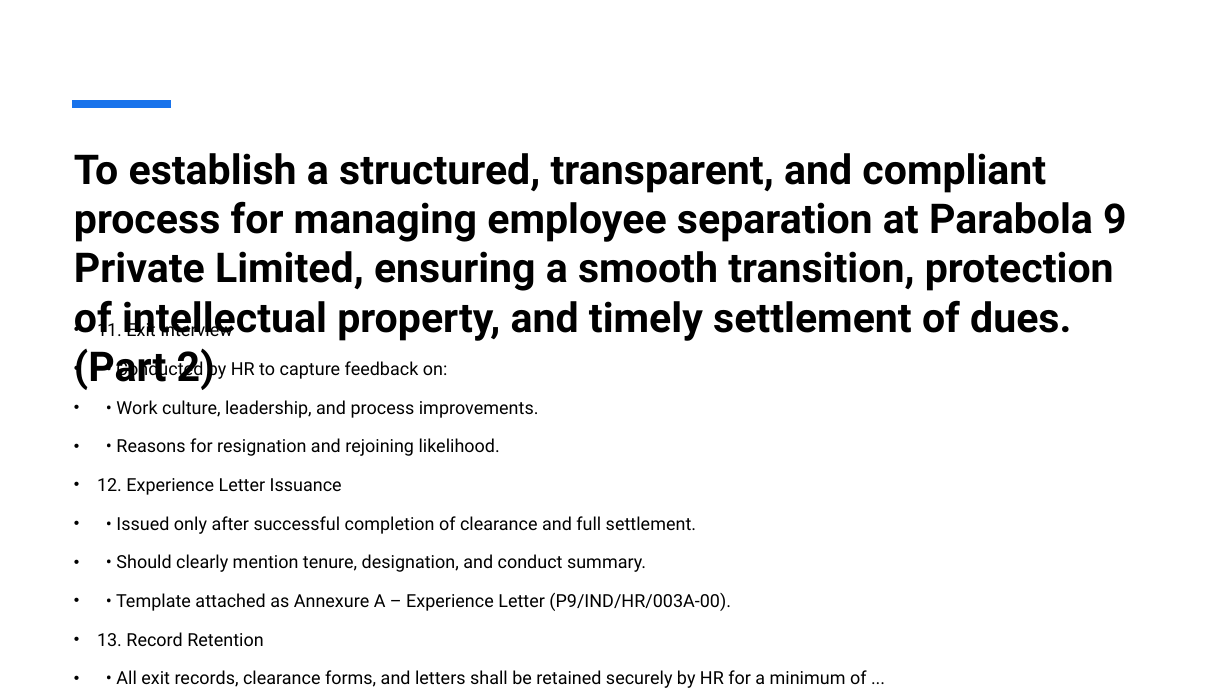
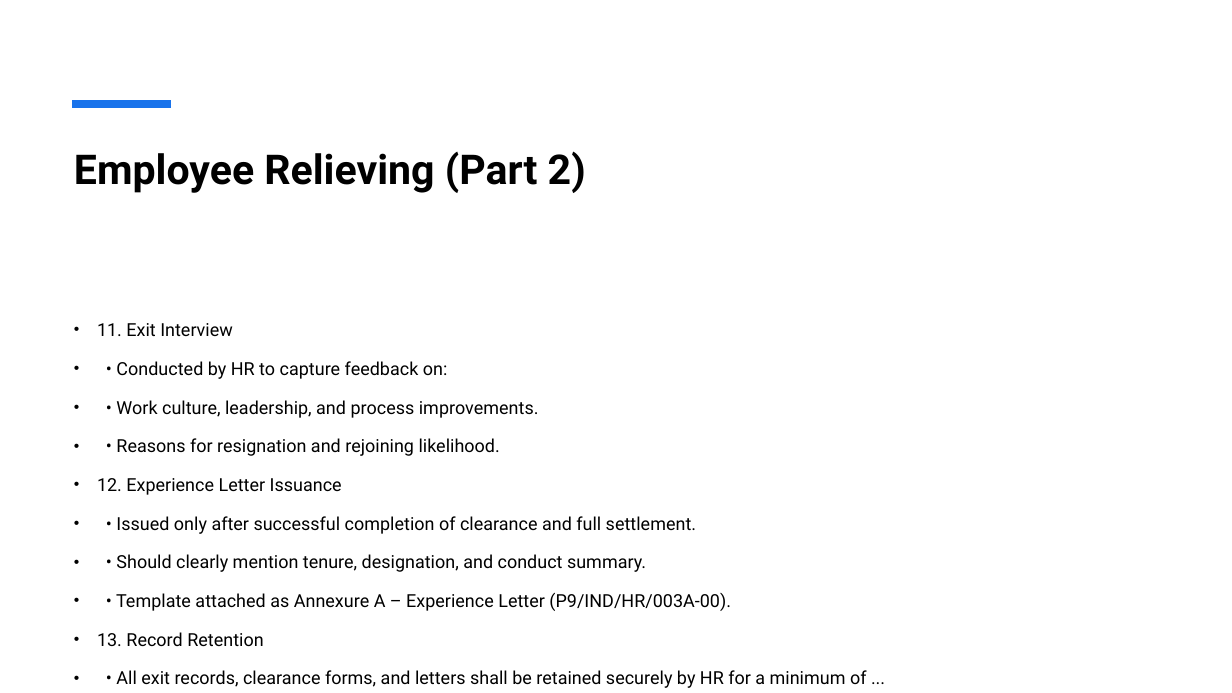
Before and after one commit to Sabushaik/SOP, a slide deck: slide 14 of Comprehensive_SOP_Presentation.pptx. Drawn at 1232x693 pixels with LibreOffice and Linux fonts; fonts in the diff are those of the drawing. Boxes give left, top, right and bottom in pixels: in the first picture for what was removed or moved away, otherwise in the second. Text is boxed around its words. In the diff, an @@ line names an element or a change of style, - is before the commit and + after.

```diff
--- a/Comprehensive_SOP_Presentation.pptx
+++ b/Comprehensive_SOP_Presentation.pptx
@@ title at (74,151,586,193): text changed @@
-To establish a structured, transparent, and compliant process for managing employee separation at Parabola 9 Private Limited, ensuring a smooth transition, protection of intellectual property, and timely settlement of dues. (Part 2)
+Employee Relieving (Part 2)
```
Also in this commit, not shown: 12 other slides changed, 1 other file.
